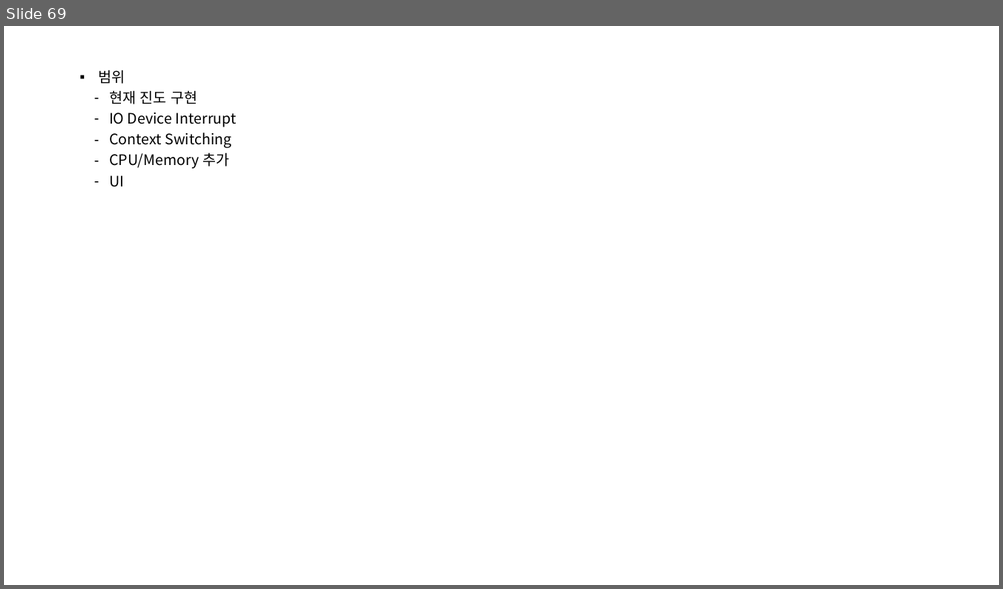
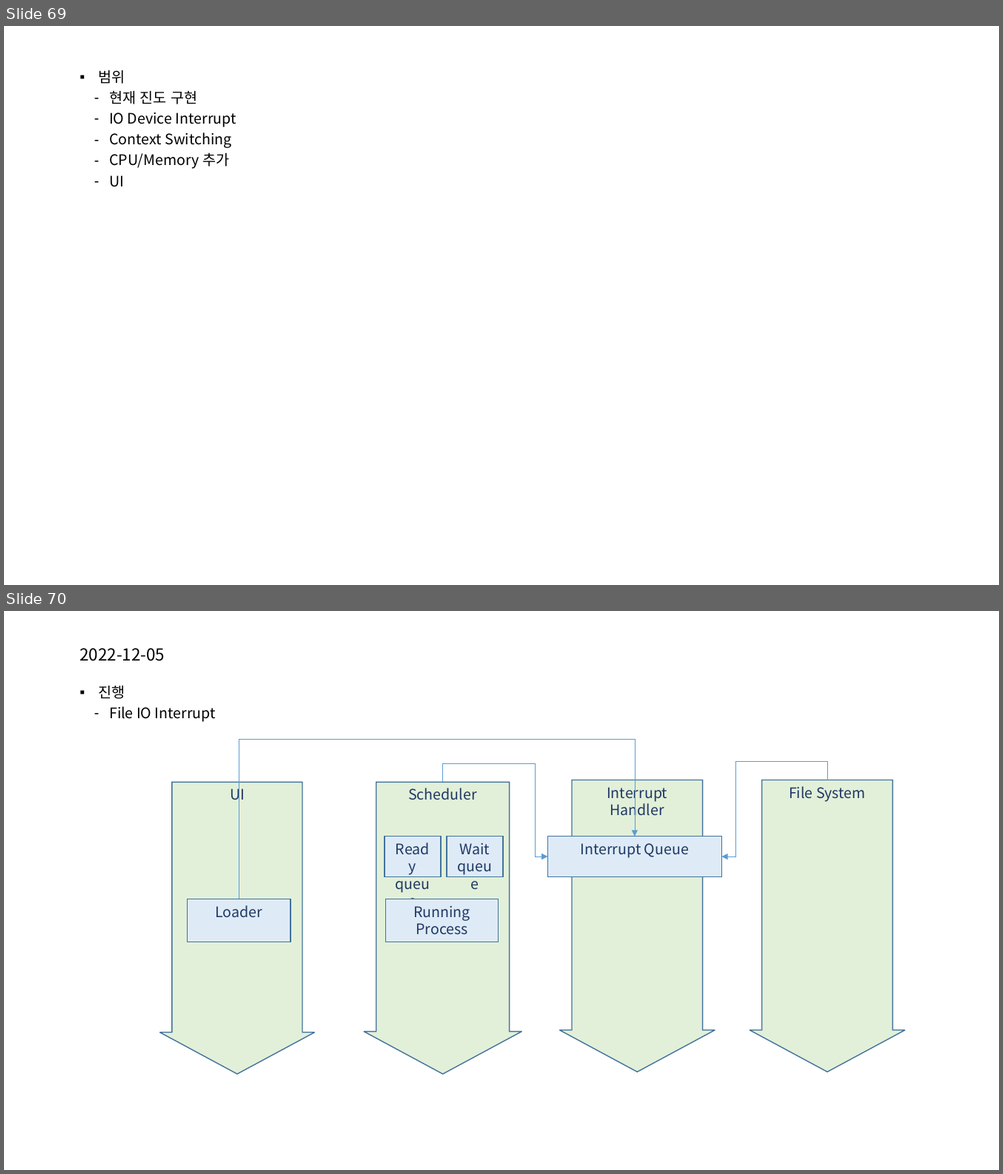
Before and after one commit to mjuclass/202202, a slide deck: OS/시스템프로그래밍2.pptx. Shown one above the other, each under a label of ours: slide 69 before the commit, slides 69 and 70 after it. The pictures are 1003x589 and 1003x1174 pixels, drawn with LibreOffice and Linux fonts; fonts in the diff are those of the drawing. Boxes give left, top, right and bottom in pixels: in the first picture for what was removed or moved away, otherwise in the second. Text is boxed around its words. In the diff, an @@ line names an element or a change of style, - is before the commit and + after.

```diff
--- a/OS/시스템프로그래밍2.pptx
+++ b/OS/시스템프로그래밍2.pptx
@@ slide 70 added at (4,611,999,1170), background #FFFFFF @@
@@ title added at (79,648,165,661), 16 pt, text #000000 @@
+2022-12-05
@@ text added at (99,685,216,722), 14 pt, text #000000 @@
+▪ 진행
+  – File IO Interrupt
@@ elbow arrow added from (239, 899) to (634, 836), #5B9BD5 0.5 pt @@
@@ elbow arrow added from (443, 783) to (548, 857), #5B9BD5 0.5 pt @@
@@ elbow arrow added from (827, 780) to (722, 857), #5B9BD5 0.5 pt @@
@@ down arrow added at (160,783,315,1075), fill #E2F0D9, outline #43739E 1 pt, 14 pt, text #203864 @@
+UI
@@ down arrow added at (364,783,522,1075), fill #E2F0D9, outline #43739E 1 pt, 14 pt, text #203864 @@
+Scheduler
@@ down arrow added at (559,780,714,1073), fill #E2F0D9, outline #43739E 1 pt, 14 pt, text #203864 @@
+Interrupt Handler
@@ down arrow added at (749,780,905,1073), fill #E2F0D9, outline #43739E 1 pt, 14 pt, text #203864 @@
+File System
@@ rectangle added at (384,836,441,877), fill #DEEBF7, outline #43739E 1 pt, 14 pt, text #203864 @@
+Ready queue
@@ rectangle added at (447,836,503,877), fill #DEEBF7, outline #43739E 1 pt, 14 pt, text #203864 @@
+Wait queue
@@ rectangle added at (548,836,722,877), fill #DEEBF7, outline #43739E 1 pt, 14 pt, text #203864 @@
+Interrupt Queue
@@ rectangle added at (187,899,290,943), fill #DEEBF7, outline #43739E 1 pt, 14 pt, text #203864 @@
+Loader
@@ rectangle added at (386,899,498,943), fill #DEEBF7, outline #43739E 1 pt, 14 pt, text #203864 @@
+Running Process
```
Also in this commit, not shown: 1 other slide added, 20 other files.
